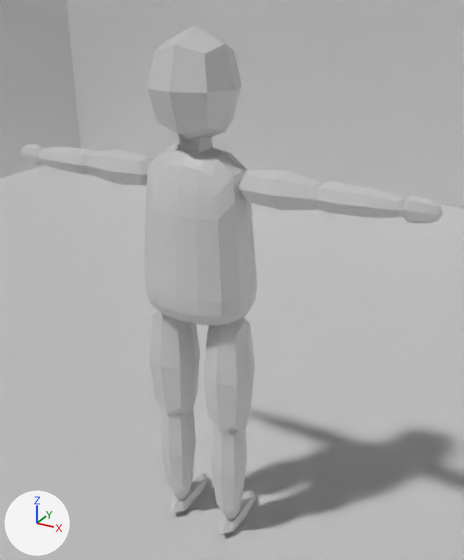
One commit to the FBX model GameJam2023/Assets/Objects/Character_ver2.fbx: the scene before it, then after it.
Camera for both pictures: a 50 mm lens placed at (10.93, -17.53, -25.11), pointed at (0.66, 1.15, -34.45). Every picture has the same lights, and +X, +Y and +Z are marked at lower left. Where no turn or scale is listed for an object, it has been applied to the vertices.

Objects in the first picture: 'Body', 'Head', 'L-Hand_1', 'L-Hand_2', 'L-Hand_3', 'L-Leg_1', 'L-Leg_2', 'L-Leg_3', 'R-Leg_3', 'Room'.
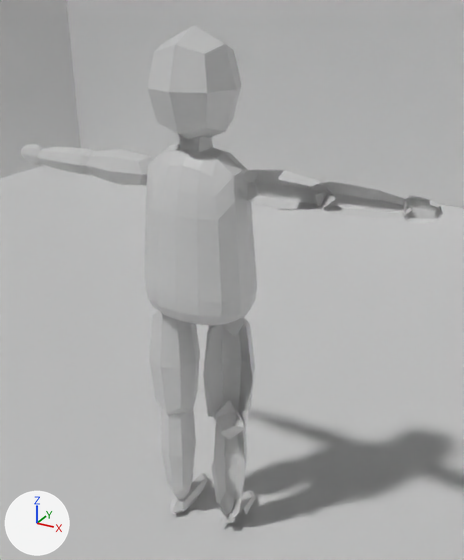
Pixel boxes (x1, y1, x2, y2) of what changed, in the pictures (464 x 560 px):
'L-Leg_3', reshaped (50% narrower, 13% shorter)
    before: (149, 308, 253, 432)
    after: (149, 308, 200, 416)
'L-Leg_2', reshaped (58% narrower, 18% shorter)
    before: (161, 409, 245, 519)
    after: (161, 409, 196, 499)
'L-Hand_3', reshaped (71% narrower, 39% shorter)
    before: (86, 149, 323, 210)
    after: (86, 149, 154, 186)
'L-Hand_2', reshaped
    before: (37, 147, 406, 218)
    after: (37, 147, 93, 175)
'L-Hand_1', reshaped (95% narrower, 71% shorter)
    before: (21, 144, 443, 223)
    after: (21, 144, 42, 166)
part 1 of me_cube_007, deleted
    before: (238, 170, 323, 210)
part 2 of me_cube_011, deleted
    before: (211, 426, 245, 519)
part 3 of me_cube_008, deleted
    before: (316, 181, 406, 218)
part 4 of me_cube_009, deleted
    before: (404, 195, 443, 223)
part 5 of me_cube_010, deleted
    before: (203, 321, 253, 432)
'R-Leg_3', unchanged, uncovered by the edit
    before: (208, 317, 255, 434)
    after: (203, 317, 255, 440)
'R-Hand_3', unchanged, uncovered by the edit
    before: (240, 170, 321, 211)
    after: (240, 170, 336, 211)
'R-Leg_2', unchanged, uncovered by the edit
    before: (240, 428, 247, 506)
    after: (212, 400, 247, 523)
'R-Hand_2', unchanged, uncovered by the edit
    after: (315, 181, 413, 218)

What changed in the scene script:
```text
Change me_cube_007:
    where me_cube_007.from_pydata(...)  # 41 vertices, 32 faces; spans x -4.8..4.8, y -0.63..0.63, z 0.08..1.35
    used by ob_l_hand_3; location = (0.0, 0.0, -31.23)
    me_cube_007 part 1: the loose piece of 15 vertices spanning x 1.38..4.8, y -0.63..0.0, z 0.25..1.35 is deleted
Change me_cube_010:
    where me_cube_010.from_pydata(...)  # 40 vertices, 31 faces; spans x -2.13..2.13, y -0.95..0.95, z -9.34..-3.23
    used by ob_l_leg_3; location = (0.0, 0.0, -31.23)
    me_cube_010 part 5: the loose piece of 14 vertices spanning x 0.45..2.13, y -0.95..0.0, z -9.34..-4.07 is deleted
Change me_cube_011:
    where me_cube_011.from_pydata(...)  # 42 vertices, 34 faces; spans x -1.88..1.88, y -0.7..0.7, z -13.48..-7.52
    used by ob_l_leg_2; location = (0.0, 0.0, -31.23)
    me_cube_011 part 2: the loose piece of 16 vertices spanning x 0.47..1.88, y -0.7..0.0, z -13.48..-7.52 is deleted
Change me_cube_009:
    where me_cube_009.from_pydata(...)  # 69 vertices, 59 faces; spans x -7.9..7.9, y -0.2..0.2, z 0.3..1.1
    used by ob_l_hand_1; location = (0.0, 0.0, -31.23)
    me_cube_009 part 4: the loose piece of 27 vertices spanning x 6.8..7.9, y -0.2..0.0, z 0.3..1.1 is deleted
Change me_cube_008:
    where me_cube_008.from_pydata(...)  # 71 vertices, 61 faces; spans x -7.04..7.04, y -0.48..0.48, z 0.24..1.19
    used by ob_l_hand_2; location = (0.0, 0.0, -31.23)
    me_cube_008 part 3: the loose piece of 29 vertices spanning x 4.13..7.04, y -0.48..0.34, z 0.24..1.19 is deleted
```
